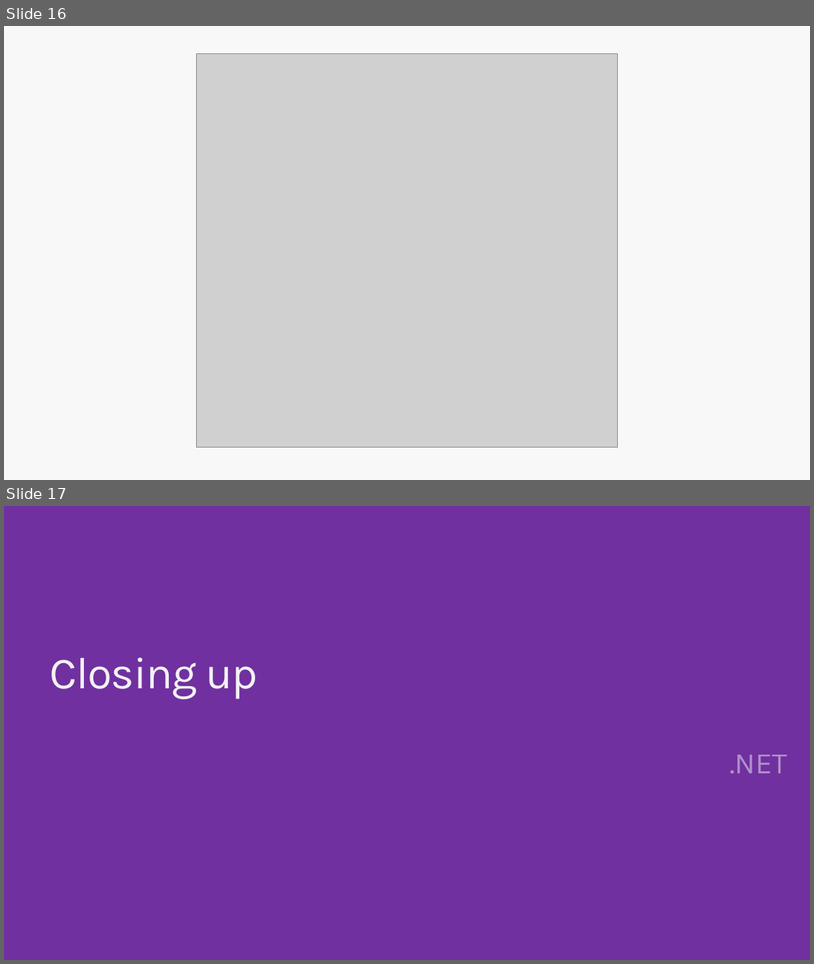
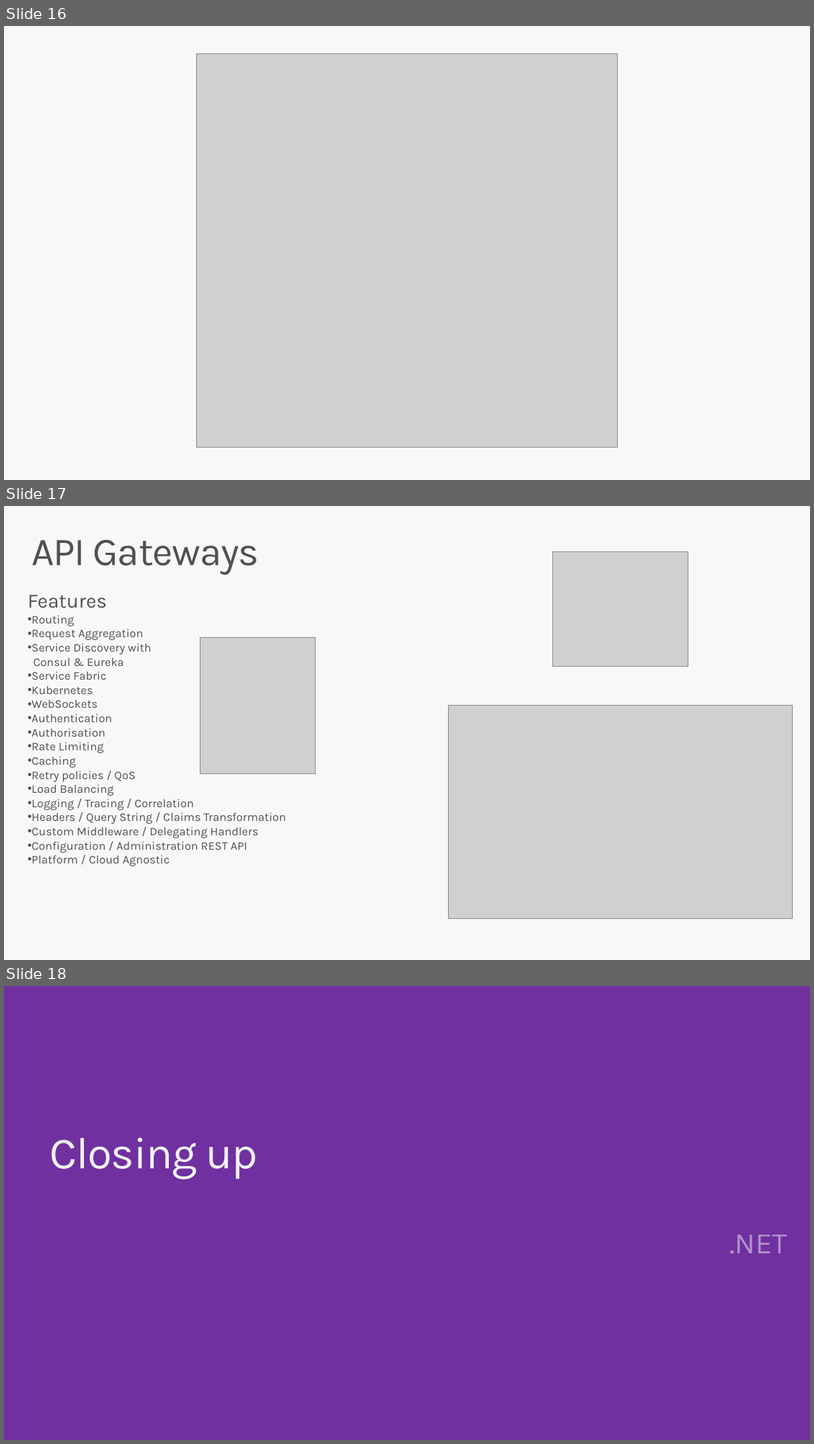
Before and after one commit to miroslavpopovic/aspnetcore-workshop, a slide deck: docs/rest-api-introduction.pptx. Shown one above the other, each under a label of ours: slides 16 and 17 before the commit, slides 16, 17 and 18 after it. The pictures are 814x964 and 814x1444 pixels, drawn with LibreOffice and Linux fonts; fonts in the diff are those of the drawing; grey boxes stand for pictures; background and template pictures are left out. Boxes give left, top, right and bottom in pixels: in the first picture for what was removed or moved away, otherwise in the second. Text is boxed around its words. In the diff, an @@ line names an element or a change of style, - is before the commit and + after.

```diff
--- a/docs/rest-api-introduction.pptx
+++ b/docs/rest-api-introduction.pptx
@@ slide 17 added at (4, 506, 810, 960), background #F8F8F8 @@
@@ title added at (31, 540, 260, 575), 47 pt, text #505050 @@
+API Gateways
@@ picture added at (553, 552, 689, 667) @@
@@ text added at (28, 595, 286, 866), 14 pt, text #505050 @@
+Features
+• Routing
+• Request Aggregation
+• Service Discovery with
+  Consul & Eureka
+• Service Fabric
+• Kubernetes
+• WebSockets
+• Authentication
+• Authorisation
+• Rate Limiting
+• Caching
+• Retry policies / QoS
+• Load Balancing
+• Logging / Tracing / Correlation
+• Headers / Query String / Claims Transformation
+• Custom Middleware / Delegating Handlers
+• Configuration / Administration REST API
+• Platform / Cloud Agnostic
@@ picture added at (201, 637, 316, 773) @@
@@ picture added at (449, 705, 792, 919) @@
@@ what was slide 17 is now slide 18 @@
```
Also in this commit, not shown: 2 slides changed, 15 other files.
